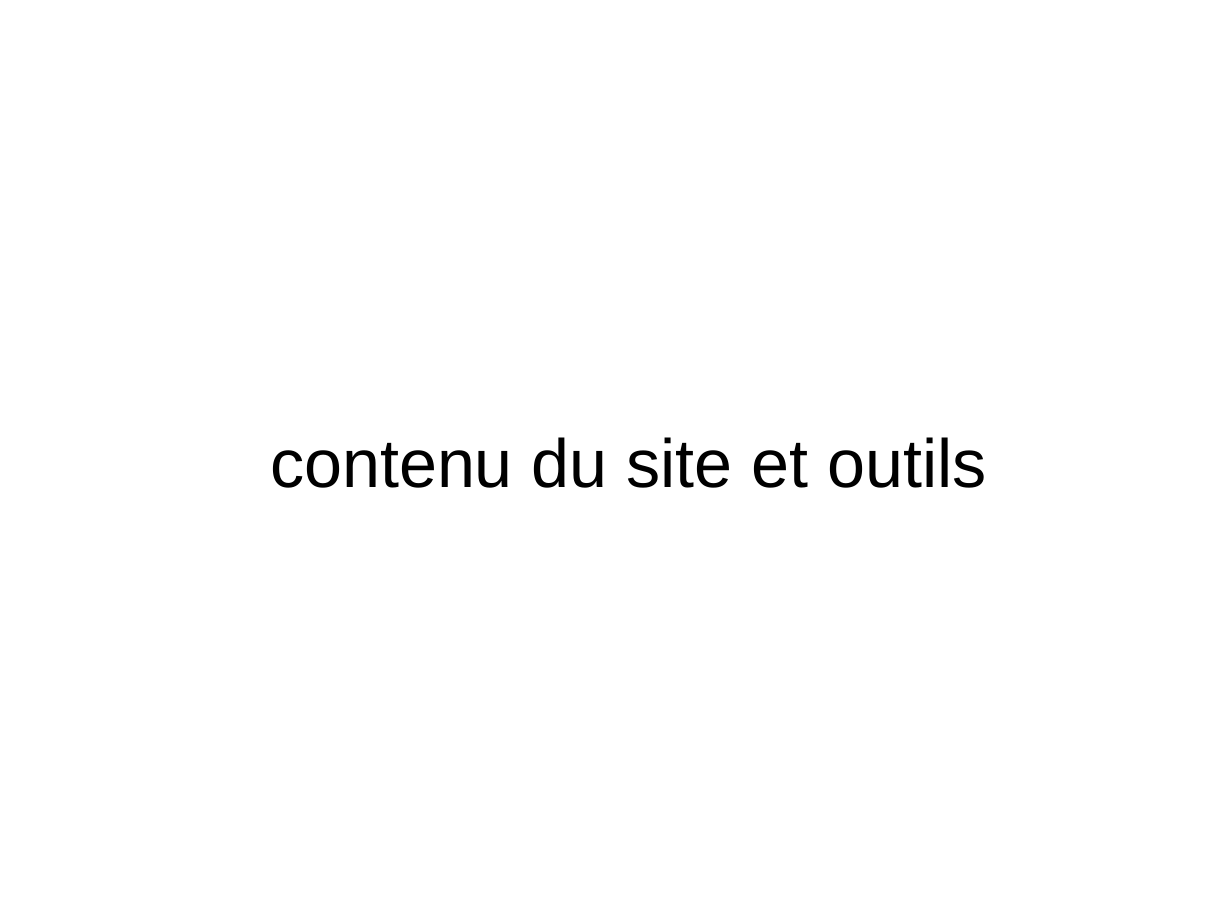
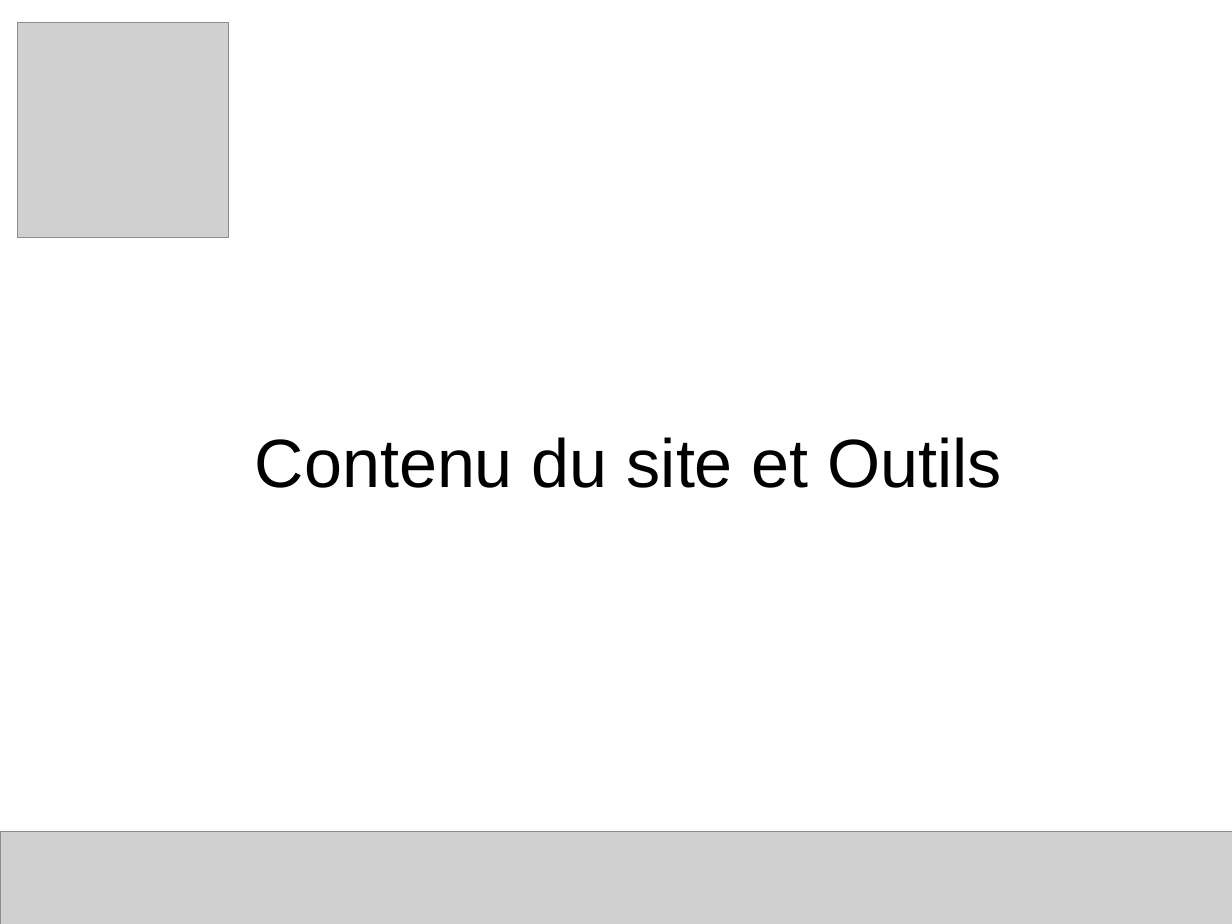
Before and after one commit to franckcostanzo/LaPlateforme_Php-Js, a slide deck: slide 3 of Beta/Divers/presentation.odp. Drawn at 1232x924 pixels with LibreOffice and Linux fonts; fonts in the diff are those of the drawing; grey boxes stand for pictures. Boxes give left, top, right and bottom in pixels: in the first picture for what was removed or moved away, otherwise in the second. Text is boxed around its words. In the diff, an @@ line names an element or a change of style, - is before the commit and + after.

```diff
--- a/Beta/Divers/presentation.odp
+++ b/Beta/Divers/presentation.odp
@@ picture added at bbox=[18, 22, 229, 238] @@
@@ title at bbox=[255, 437, 1002, 488]: text changed @@
-contenu du site et outils
+Contenu du site et Outils
@@ picture added at bbox=[0, 832, 1232, 924] @@
```
Also in this commit, not shown: 13 other slides changed, 15 slides added, 3 slides removed, 6 other files.
